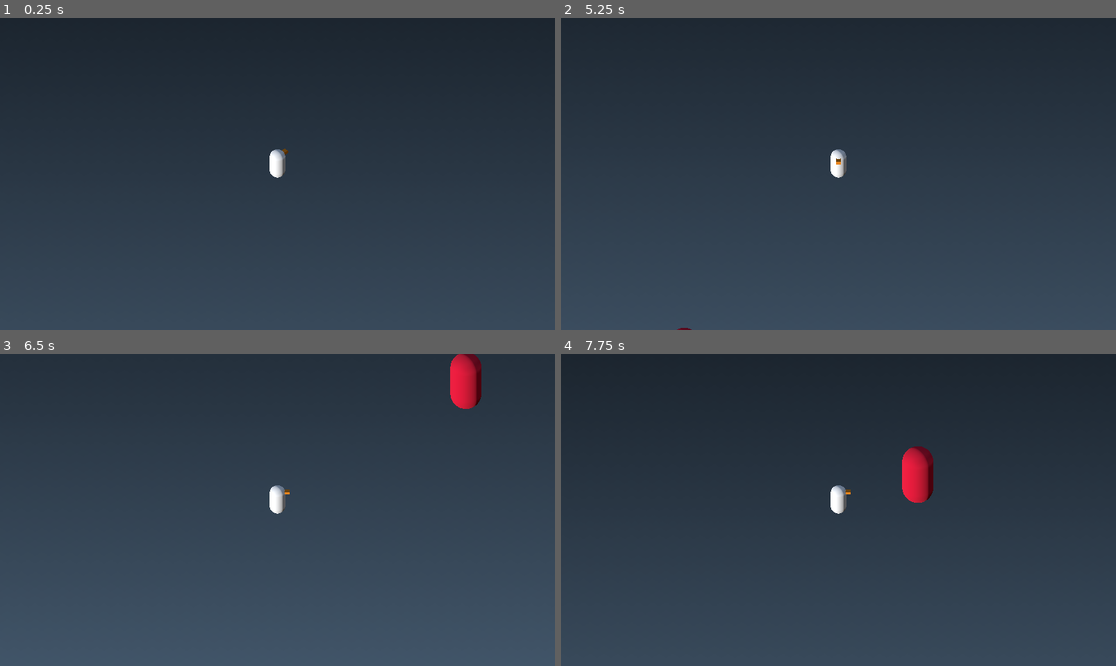
Above: before the commit, frames 1-4 (two rows, left to right).
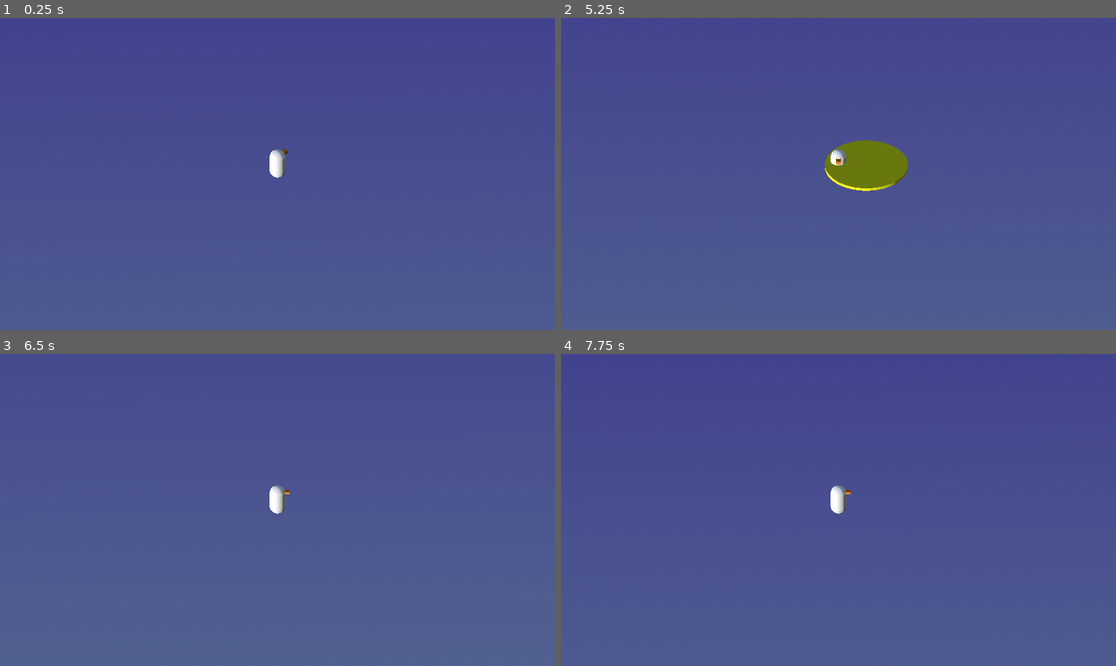
Above: after the commit, the same moments.

Repository: taehkim1280/GOOSEFIGHTER_BIGMODE2026
Game: Godot game, scene res://world.tscn
Two runs of this game, one before a commit and one after it. Both use one fixed random seed, a clock stepped at 60 frames per second and the inputs below.
Inputs (mouse positions are in pixels of both pictures, inside the frame that each line leads up to):
- Up to frame 1 (0.25 s): no input
- Up to frame 2 (5.25 s): tap Enter (ui_accept) at 0.5, 1.35, 1.52, 1.82, 2.85, 3.02, 3.32, 4.35, 4.52, 4.82 s; move the mouse to (960, 158) at 0.52 s; hold D (move_right) 0.53-1.28 s; hold Enter (ui_accept) 0.53-1.28 s; click (960, 158) at 0.67 s; move the mouse to (727, 189) at 1.27 s; hold S (move_back) 1.28-2.03 s; click (727, 189) at 1.42 s; move the mouse to (894, 105) at 2.02 s; hold D (move_right) 2.03-2.78 s; hold Enter (ui_accept) 2.03-2.78 s; click (894, 105) at 2.17 s; move the mouse to (810, 236) at 2.77 s; hold W (move_forward) 2.78-3.53 s; click (810, 236) at 2.92 s; move the mouse to (1005, 220) at 3.52 s; hold Enter (ui_accept) 3.53-4.28 s; hold A (move_left) 3.53-5.03 s; click (1005, 220) at 3.67 s; move the mouse to (672, 127) at 4.27 s; click (672, 127) at 4.42 s; move the mouse to (866, 174) at 5.02 s; hold S (move_back) from 5.03 s (still down); hold Enter (ui_accept) from 5.03 s (still down); click (866, 174) at 5.17 s
- Up to frame 3 (6.5 s): move the mouse to (194, 432) at 5.77 s; release S (move_back) at 5.78 s; release Enter (ui_accept) at 5.78 s; hold D (move_right) from 5.78 s (still down); tap Enter (ui_accept) at 5.85, 6.02, 6.32 s; click (194, 432) at 5.92 s
- Up to frame 4 (7.75 s): move the mouse to (960, 494) at 6.52 s; release D (move_right) at 6.53 s; hold W (move_forward) 6.53-7.28 s; hold Enter (ui_accept) 6.53-7.28 s; click (960, 494) at 6.67 s; move the mouse to (727, 525) at 7.27 s; hold D (move_right) from 7.28 s (still down); tap Enter (ui_accept) at 7.35, 7.52 s; click (727, 525) at 7.42 s

The runs differ from the first frame. In frame 1, 100% of the frame differs, in the area x 0-100%, y 0-100%; in frame 2, 100%; in frame 3, 100%; in frame 4, 100%.

Commit message:
enemies run at you, added gragas ult and laser honk

Diff:
--- /dev/null
+++ b/debug_attackline.tscn
@@ -0,0 +1,13 @@
+[gd_scene format=3 uid="uid://bxp3mer64vbso"]
+
+[sub_resource type="BoxMesh" id="BoxMesh_pjaig"]
+
+[sub_resource type="StandardMaterial3D" id="StandardMaterial3D_sbk8g"]
+albedo_color = Color(1, 0, 0, 1)
+
+[node name="DebugAttackLine" type="Node3D" unique_id=1600907873]
+
+[node name="MeshInstance3D" type="MeshInstance3D" parent="." unique_id=1662098074]
+transform = Transform3D(0.03, 0, 0, 0, 0.03, 0, 0, 0, 1, 0, -0.5, -0.5)
+mesh = SubResource("BoxMesh_pjaig")
+surface_material_override/0 = SubResource("StandardMaterial3D_sbk8g")
--- a/enemy.gd
+++ b/enemy.gd
@@ -1,4 +1,37 @@
 extends CharacterBody3D
+
+const SPEED = 3.0
+var player: Node3D = null
+var knockback_velocity = Vector3.ZERO
+
+func _ready():
+	add_to_group("enemies")
+	player = get_tree().get_first_node_in_group("player")
+
+func _physics_process(delta):
+	var final_velocity = Vector3.ZERO
+
+	if player:
+		# calculate chase direction
+		var dir = (player.global_position - global_position).normalized()
+		dir.y = 0 # keep it on the floor plane
+
+		# only look at player if we aren't being launched away
+		if knockback_velocity.length() < 2.0:
+			look_at(global_position + dir, Vector3.UP)
+
+		final_velocity = (dir * SPEED) + knockback_velocity
+
+	velocity = final_velocity
+
+	# increase the decay speed if they slide too far
+	knockback_velocity = knockback_velocity.move_toward(Vector3.ZERO, 30.0 * delta)
+
+	move_and_slide()
+
+func apply_knockback(force: Vector3):
+	# overwrite current knockback with the new blast force
+	knockback_velocity = force
 
 func die():
 	queue_free()
--- a/enemy.tscn
+++ b/enemy.tscn
@@ -9,7 +9,10 @@
 
 [sub_resource type="CapsuleShape3D" id="CapsuleShape3D_4gyqm"]
 
-[node name="Enemy" type="CharacterBody3D" unique_id=1713418842]
+[node name="Enemy" type="CharacterBody3D" unique_id=1713418842 groups=["enemies"]]
+transform = Transform3D(0.75, 0, 0, 0, 0.75, 0, 0, 0, 0.75, 0, 0, 0)
+collision_layer = 4
+collision_mask = 3
 script = ExtResource("1_7k104")
 
 [node name="MeshInstance3D" type="MeshInstance3D" parent="." unique_id=775399633]
--- /dev/null
+++ b/enemy_spawner.gd
@@ -0,0 +1,20 @@
+extends Node3D
+
+# enemy *.tscn goes here...
+@export var enemy_scene: PackedScene
+const MAX_ENEMIES = 7
+
+func _on_timer_timeout() -> void:
+	var enemy_count = get_child_count() - 1
+
+	if enemy_count < MAX_ENEMIES:
+		spawn_enemy()
+
+func spawn_enemy():
+	var new_enemy = enemy_scene.instantiate()
+
+	var spawn_x = randf_range(-15.0, 15.0)
+	var spawn_z = randf_range(-15.0, 15.0)
+
+	new_enemy.position = Vector3(spawn_x, 1.0, spawn_z)
+	add_child(new_enemy)
--- /dev/null
+++ b/explosive_cask.gd
@@ -0,0 +1,24 @@
+extends Node3D
+
+const RADIUS = 5.0
+const KNOCKBACK_STRENGTH = 20.0
+
+func explode():
+	var enemies = get_tree().get_nodes_in_group("enemies")
+
+	for enemy in enemies:
+		if enemy is CharacterBody3D:
+			var diff = enemy.global_position - self.global_position
+			diff.y = 0 # ignore height
+			var dist = diff.length()
+
+			if dist <= RADIUS:
+				var push_dir = diff.normalized()
+				if push_dir == Vector3.ZERO: push_dir = Vector3.FORWARD
+
+				enemy.apply_knockback(push_dir * KNOCKBACK_STRENGTH)
+
+	var tween = create_tween()
+	tween.tween_property(self, "scale", Vector3(1.5, 1, 1.5), 0.1)
+	tween.tween_property(self, "modulate:a", 0.0, 0.1)
+	tween.tween_callback(queue_free)
--- /dev/null
+++ b/explosive_cask.tscn
@@ -0,0 +1,19 @@
+[gd_scene format=3 uid="uid://duqlr3ra2icql"]
+
+[ext_resource type="Script" uid="uid://ditniiv2afohk" path="res://explosive_cask.gd" id="1_q0qkm"]
+
+[sub_resource type="CylinderMesh" id="CylinderMesh_1g5he"]
+top_radius = 1.0
+bottom_radius = 1.0
+height = 0.1
+
+[sub_resource type="StandardMaterial3D" id="StandardMaterial3D_mcv2b"]
+transparency = 1
+albedo_color = Color(1, 1, 0.011764706, 1)
+
+[node name="ExplosiveCask" type="Node3D" unique_id=460658420]
+script = ExtResource("1_q0qkm")
+
+[node name="MeshInstance3D" type="MeshInstance3D" parent="." unique_id=2043452029]
+mesh = SubResource("CylinderMesh_1g5he")
+surface_material_override/0 = SubResource("StandardMaterial3D_mcv2b")
--- a/goose.gd
+++ b/goose.gd
@@ -1,7 +1,10 @@
 extends CharacterBody3D
 
-const SPEED = 7.0
-@onready var attack_area = $AttackArea
+const SPEED = 7
+var ATTACK_RANGE = 3
+@export var attack_line_scene: PackedScene
+@export var explosion_scene: PackedScene
+@onready var camera = get_viewport().get_camera_3d()
 
 func _physics_process(_delta: float) -> void:
 	# get input vector
@@ -27,12 +30,61 @@
 
 func _input(event):
 	if event.is_action_pressed("ui_accept"): # spacebar
-		attack()
+		attack_towards_mouse()
 
-func attack():
-	print("Honk! Attacking...")
-	# get all enemies in attack area
-	var targets = attack_area.get_overlapping_bodies()
-	for target in targets:
-		if target.has_method("die"):
-			target.die()
+	if event is InputEventMouseButton and event.button_index == MOUSE_BUTTON_LEFT and event.pressed:
+		spawn_explosion()
+
+func attack_towards_mouse():
+	var target_pos = get_mouse_3d_position()
+	if target_pos == Vector3.ZERO: return
+
+	# calculate vector from goose to mouse
+	var diff = target_pos - global_position
+	var attack_dir_2d = Vector2(diff.x, diff.z).normalized()
+
+	# [DEBUG]
+	print("Attacking towards: ", target_pos)
+	var line = attack_line_scene.instantiate()
+	get_parent().add_child(line) # Add to World, not Goose
+
+	line.global_position = global_position + Vector3(0, 0.5, 0)
+
+	var attack_dir_3d = Vector3(attack_dir_2d.x, 0, attack_dir_2d.y)
+	line.look_at(line.global_position + attack_dir_3d, Vector3.UP)
+	line.scale.z = ATTACK_RANGE
+	get_tree().create_timer(0.1).timeout.connect(line.queue_free)
+	# [/DEBUG]
+
+	var enemies = get_tree().get_nodes_in_group("enemies")
+	print("Enemies in group: ", enemies.size())
+	for enemy in enemies:
+		var dist = global_position.distance_to(enemy.global_position)
+		if dist <= ATTACK_RANGE:
+			var enemy_diff = enemy.global_position - global_position
+			var to_enemy_2d = Vector2(enemy_diff.x, enemy_diff.z).normalized()
+
+			if attack_dir_2d.dot(to_enemy_2d) > 0.7:
+				enemy.die()
+
+func get_mouse_3d_position() -> Vector3:
+	var mouse_pos = get_viewport().get_mouse_position()
+	var ray_origin = camera.project_ray_origin(mouse_pos)
+	var ray_direction = camera.project_ray_normal(mouse_pos)
+
+	# intersect with a horizontal plane at y=1 (where geese live)
+	var plane = Plane(Vector3.UP, 1.0)
+	var intersection = plane.intersects_ray(ray_origin, ray_direction)
+
+	return intersection if intersection else Vector3.ZERO
+
+func spawn_explosion():
+	var pos = get_mouse_3d_position()
+	if pos == Vector3.ZERO: return
+
+	var circle = explosion_scene.instantiate()
+	get_parent().add_child(circle)
+
+	circle.global_position = pos
+
+	circle.explode()
--- a/world.tscn
+++ b/world.tscn
@@ -1,16 +1,20 @@
 [gd_scene format=3 uid="uid://cqhibs4lgurh8"]
 
 [ext_resource type="Script" uid="uid://bfmcigtn3wt52" path="res://goose.gd" id="1_f3sb7"]
+[ext_resource type="PackedScene" uid="uid://bxp3mer64vbso" path="res://debug_attackline.tscn" id="2_036b0"]
 [ext_resource type="Script" uid="uid://bsyfdo60t10pr" path="res://camera_3d.gd" id="2_fj7yv"]
+[ext_resource type="PackedScene" uid="uid://duqlr3ra2icql" path="res://explosive_cask.tscn" id="3_dwbse"]
 [ext_resource type="PackedScene" uid="uid://b44q3smkdich4" path="res://enemy.tscn" id="3_tlwt5"]
+[ext_resource type="Script" uid="uid://cpmpq25kjfyw0" path="res://enemy_spawner.gd" id="4_aqk2v"]
 
 [sub_resource type="PlaneMesh" id="PlaneMesh_fj7yv"]
 
 [sub_resource type="Gradient" id="Gradient_fj7yv"]
+colors = PackedColorArray(0.6147603, 0.3720098, 0.99999005, 1, 1, 1, 1, 1)
 
 [sub_resource type="GradientTexture2D" id="GradientTexture2D_tlwt5"]
 gradient = SubResource("Gradient_fj7yv")
-fill_to = Vector2(1, 1)
+fill_to = Vector2(1, 0.959596)
 
 [sub_resource type="StandardMaterial3D" id="StandardMaterial3D_fj7yv"]
 albedo_color = Color(0.87058824, 0.96862745, 1, 1)
@@ -42,9 +46,12 @@
 background_mode = 2
 sky = SubResource("Sky_tlwt5")
 
+[sub_resource type="GDScript" id="GDScript_036b0"]
+
 [node name="World" type="Node3D" unique_id=74445810]
 
 [node name="Ground" type="StaticBody3D" parent="." unique_id=387867698]
+collision_mask = 0
 
 [node name="MeshInstance3D" type="MeshInstance3D" parent="Ground" unique_id=350166391]
 transform = Transform3D(20, 0, 0, 0, 20, 0, 0, 0, 20, 0, 0, 0)
@@ -54,9 +61,12 @@
 [node name="CollisionShape3D" type="CollisionShape3D" parent="Ground" unique_id=351668632]
 shape = SubResource("BoxShape3D_tlwt5")
 
-[node name="Goose" type="CharacterBody3D" parent="." unique_id=1676621756]
+[node name="Goose" type="CharacterBody3D" parent="." unique_id=1676621756 groups=["player"]]
 transform = Transform3D(0.5, 0, 0, 0, 0.5, 0, 0, 0, 0.5, 0, 0.55401707, 0)
+collision_layer = 2
 script = ExtResource("1_f3sb7")
+attack_line_scene = ExtResource("2_036b0")
+explosion_scene = ExtResource("3_dwbse")
 
 [node name="MeshInstance3D" type="MeshInstance3D" parent="Goose" unique_id=1489755261]
 transform = Transform3D(1, 0, 0, 0, 1, 0, 0, 0, 1, 0, -0.084928274, 0)
@@ -67,6 +77,8 @@
 shape = SubResource("CapsuleShape3D_036b0")
 
 [node name="AttackArea" type="Area3D" parent="Goose" unique_id=1678143826]
+collision_layer = 0
+collision_mask = 4
 monitorable = false
 
 [node name="CollisionShape3D" type="CollisionShape3D" parent="Goose/AttackArea" unique_id=120634949]
@@ -90,8 +102,13 @@
 [node name="WorldEnvironment" type="WorldEnvironment" parent="." unique_id=826461761]
 environment = SubResource("Environment_fj7yv")
 
-[node name="Enemy" parent="." unique_id=1713418842 instance=ExtResource("3_tlwt5")]
-transform = Transform3D(1, 0, 0, 0, 1, 0, 0, 0, 1, 5.177, 1, 12.165)
+[node name="Enemy Spawner" type="Node3D" parent="." unique_id=1709805554]
+script = ExtResource("4_aqk2v")
+enemy_scene = ExtResource("3_tlwt5")
 
-[node name="Enemy" parent="Enemy" unique_id=1607428551 instance=ExtResource("3_tlwt5")]
-transform = Transform3D(1, 0, 0, 0, 1, 0, 0, 0, 1, 1.644, 0, -20.820059)
+[node name="Timer" type="Timer" parent="Enemy Spawner" unique_id=792405949]
+wait_time = 3.0
+autostart = true
+script = SubResource("GDScript_036b0")
+
+[connection signal="timeout" from="Enemy Spawner/Timer" to="Enemy Spawner" method="_on_timer_timeout"]
Not shown, added: enemy_spawner.gd.uid
Not shown, added: explosive_cask.gd.uid
